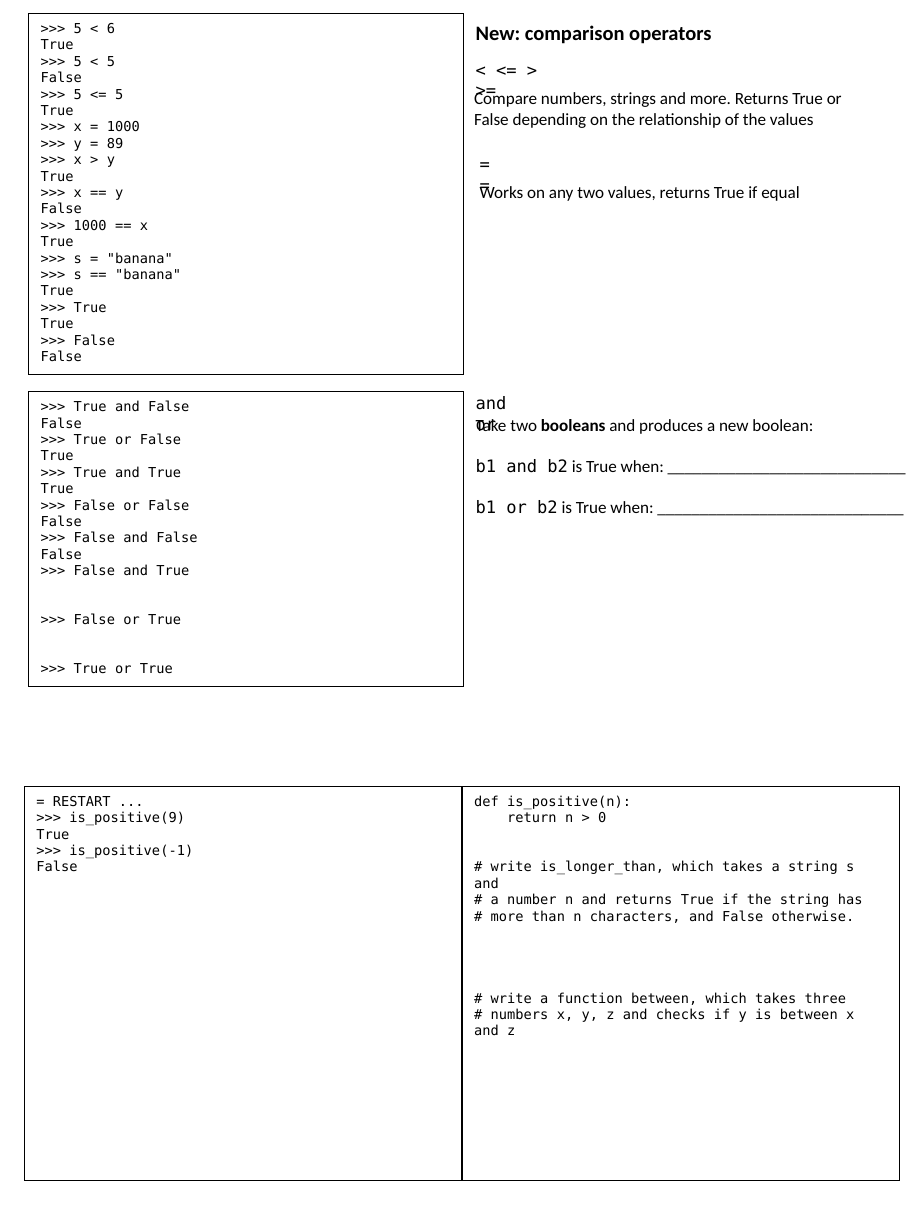
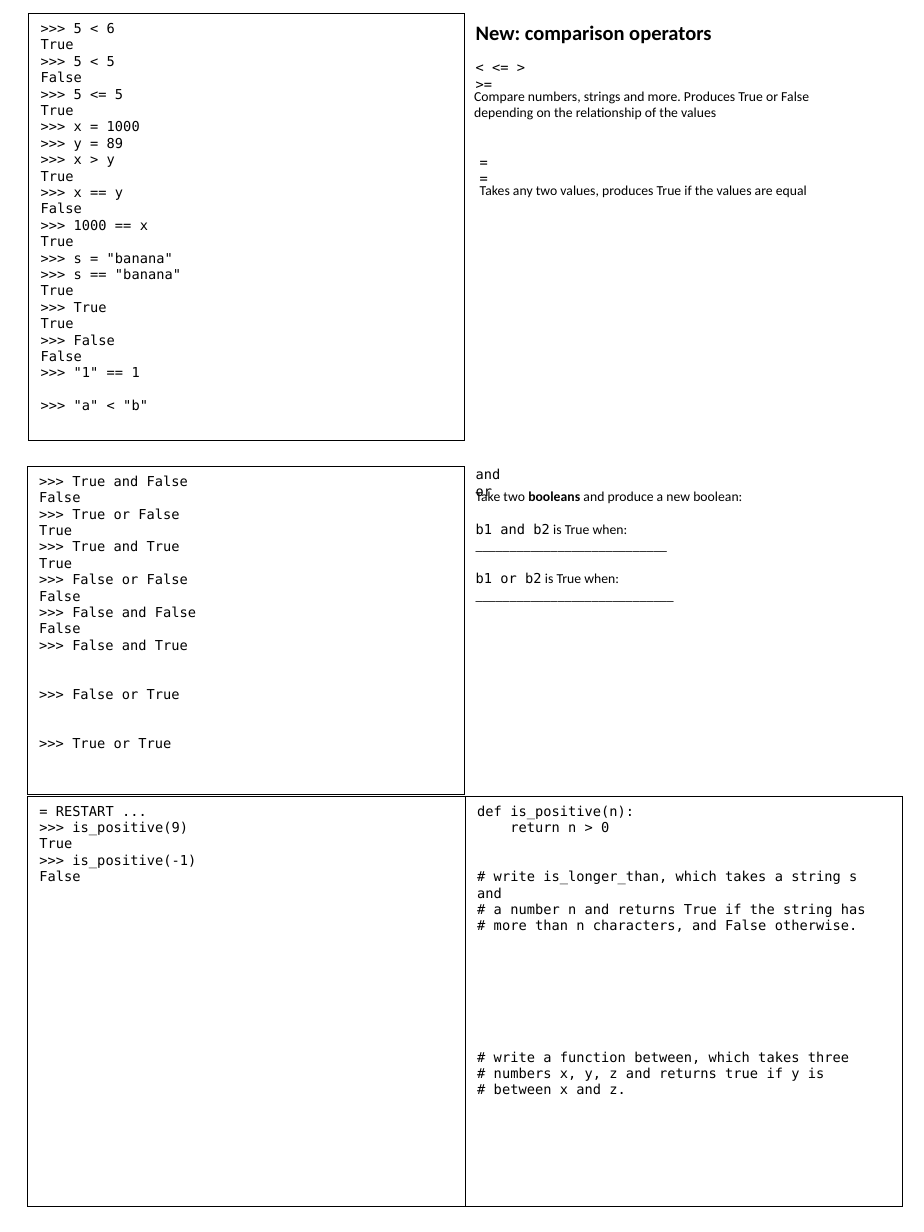
Before and after one commit to catherinefxia/ucsd-cse8a-w20.github.io, a slide deck: slide 1 of lectures/CSE8AW20-01-14-Lec3-Booleans-If/CSE8AW20-01-09-Lec3-Booleans-If-handout.pptx. Drawn at 924x1232 pixels with LibreOffice and Linux fonts; fonts in the diff are those of the drawing. Boxes give left, top, right and bottom in pixels: in the first picture for what was removed or moved away, otherwise in the second. Text is boxed around its words. In the diff, an @@ line names an element or a change of style, - is before the commit and + after.

```diff
--- a/lectures/CSE8AW20-01-14-Lec3-Booleans-If/CSE8AW20-01-09-Lec3-Booleans-If-handout.pptx
+++ b/lectures/CSE8AW20-01-14-Lec3-Booleans-If/CSE8AW20-01-09-Lec3-Booleans-If-handout.pptx
@@ rectangle ">>> 5 < 6": place and size @@
-rectangle ">>> 5 < 6" at <box>28,14,463,375</box>
+rectangle ">>> 5 < 6" at <box>28,14,464,441</box>
@@ size 10 to 8 pt in 3 elements at <box>476,468,501,500</box>, <box>468,148,508,177</box>, <box>463,53,556,83</box> @@
@@ text at <box>474,91,809,120</box>: text changed; size 10 to 8 pt @@
-Compare numbers, strings and more. Returns True or False depending on the relationship of the values
+Compare numbers, strings and more. Produces True or False depending on the relationship of the values
@@ text at <box>480,185,807,198</box>: text changed; size 10 to 8 pt @@
-Works on any two values, returns True if equal
+Takes any two values, produces True if the values are equal
@@ text in rectangle at <box>74,367,148,411</box>: paragraphs added @@
+>>> "1" == 1
+>>> "a" < "b"
@@ rectangle ">>> True and False": place and size @@
-rectangle ">>> True and False" at <box>28,392,463,686</box>
+rectangle ">>> True and False" at <box>27,467,464,795</box>
@@ text "and or": place and size @@
-text "and or" at <box>476,396,507,431</box>
+text "and or" at <box>476,468,501,500</box>
@@ text "Take two booleans and produce ...": place and size @@
-text "Take two booleans and produce ..." at <box>476,419,813,514</box>
+text "Take two booleans and produce ..." at <box>476,490,742,584</box>
@@ text at <box>476,490,742,503</box>: text changed; size 10 to 8 pt @@
-Take two booleans and produces a new boolean:
+Take two booleans and produce a new boolean:
@@ text at <box>476,523,628,584</box>: size 10 to 8 pt in "b1 and b2 is True when: ____________________________", "b1 or b2 is True when: _____________________________" @@
@@ rectangle "= RESTART ...": place and size @@
-rectangle "= RESTART ..." at <box>25,787,462,1181</box>
+rectangle "= RESTART ..." at <box>27,796,464,1206</box>
@@ rectangle "def is_positive(n):": place and size @@
-rectangle "def is_positive(n):" at <box>462,787,899,1181</box>
+rectangle "def is_positive(n):" at <box>466,796,903,1206</box>
@@ text in rectangle at <box>494,1067,825,1095</box>: text changed @@
-# numbers x, y, z and checks if y is between x and z
+# numbers x, y, z and returns true if y is
+# between x and z.
```
Also in this commit, not shown: 1 other slide changed, 2 other files.
